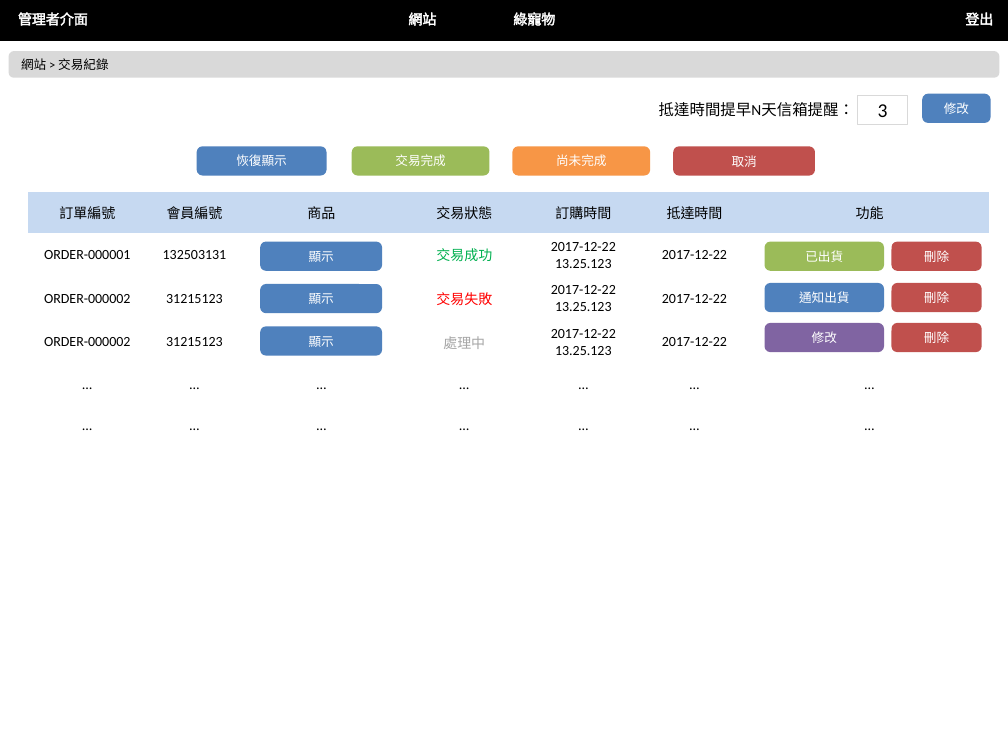
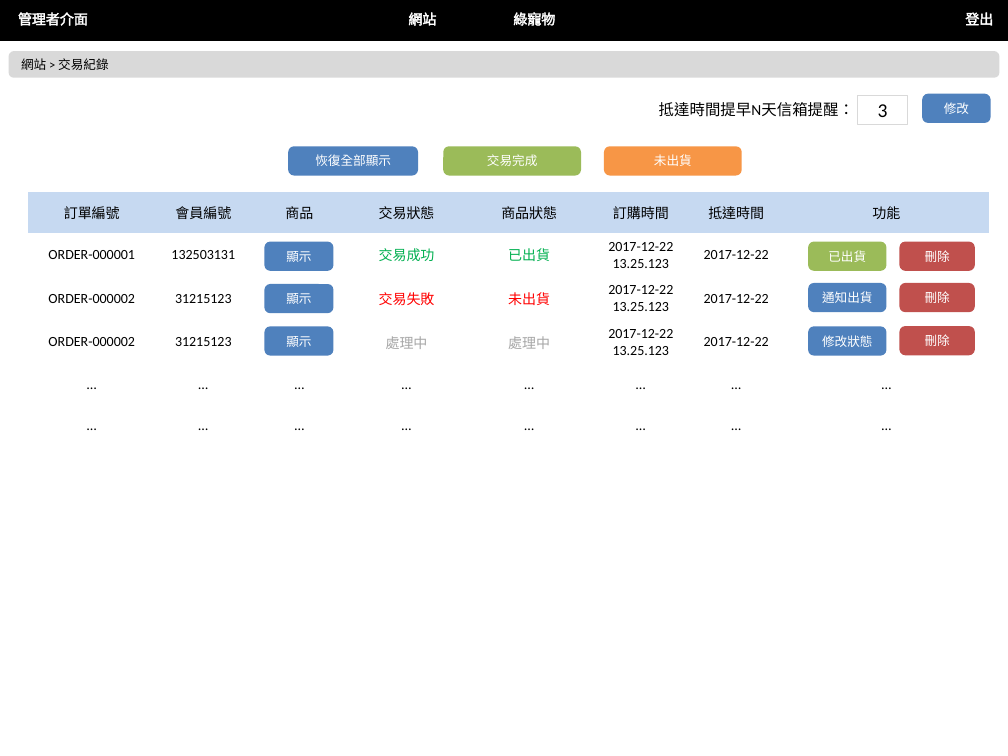
Before and after one commit to nexstar/XMind, a slide deck: slide 2 of 最終後台版型.pptx. Drawn at 1008x756 pixels with LibreOffice and Linux fonts; fonts in the diff are those of the drawing. Boxes give left, top, right and bottom in pixels: in the first picture for what was removed or moved away, otherwise in the second. Text is boxed around its words. In the diff, an @@ line names an element or a change of style, - is before the commit and + after.

```diff
--- a/最終後台版型.pptx
+++ b/最終後台版型.pptx
@@ 3 rounded rectangles: place and size @@
-3 rounded rectangles at bbox=[199, 148, 649, 174]
+3 rounded rectangles at bbox=[289, 148, 741, 174]
@@ rounded rectangle removed at bbox=[674, 148, 813, 174] @@
-取消
@@ text in rounded rectangle at bbox=[315, 154, 391, 166]: text changed @@
-恢復顯示
+恢復全部顯示
@@ text in rounded rectangle at bbox=[654, 154, 692, 166]: text changed @@
-尚未完成
+未出貨
@@ table at bbox=[28, 192, 990, 446] @@
+column 5: 商品狀態 | 已出貨 | 未出貨 | 處理中 | … | …
@@ rounded rectangle "顯示": place and size @@
-rounded rectangle "顯示" at bbox=[262, 243, 381, 269]
+rounded rectangle "顯示" at bbox=[266, 243, 333, 269]
@@ rounded rectangle "已出貨": place and size @@
-rounded rectangle "已出貨" at bbox=[766, 243, 883, 269]
+rounded rectangle "已出貨" at bbox=[809, 243, 885, 269]
@@ rounded rectangle "刪除": place and size @@
-rounded rectangle "刪除" at bbox=[893, 243, 981, 269]
+rounded rectangle "刪除" at bbox=[901, 243, 974, 269]
@@ rounded rectangle "顯示": place and size @@
-rounded rectangle "顯示" at bbox=[262, 285, 381, 311]
+rounded rectangle "顯示" at bbox=[266, 285, 333, 311]
@@ rounded rectangle "通知出貨": place and size @@
-rounded rectangle "通知出貨" at bbox=[766, 284, 883, 310]
+rounded rectangle "通知出貨" at bbox=[809, 284, 885, 310]
@@ rounded rectangle "刪除": place and size @@
-rounded rectangle "刪除" at bbox=[893, 284, 981, 310]
+rounded rectangle "刪除" at bbox=[901, 284, 974, 310]
@@ rounded rectangle "顯示": place and size @@
-rounded rectangle "顯示" at bbox=[262, 328, 381, 354]
+rounded rectangle "顯示" at bbox=[266, 328, 333, 354]
@@ rounded rectangle "修改狀態": place and size @@
-rounded rectangle "修改狀態" at bbox=[766, 325, 883, 351]
+rounded rectangle "修改狀態" at bbox=[809, 328, 885, 354]
@@ rounded rectangle "修改狀態" at bbox=[809, 328, 885, 354]: fill #8064A2 to #4F81BD; outline #8064A2 2 pt to #4F81BD 2 pt @@
@@ rounded rectangle "刪除": place and size @@
-rounded rectangle "刪除" at bbox=[893, 325, 981, 351]
+rounded rectangle "刪除" at bbox=[901, 328, 974, 354]
@@ text in rounded rectangle at bbox=[822, 335, 872, 347]: text changed @@
-修改
+修改狀態
```
Also in this commit, not shown: 9 other slides changed, 1 other file.
